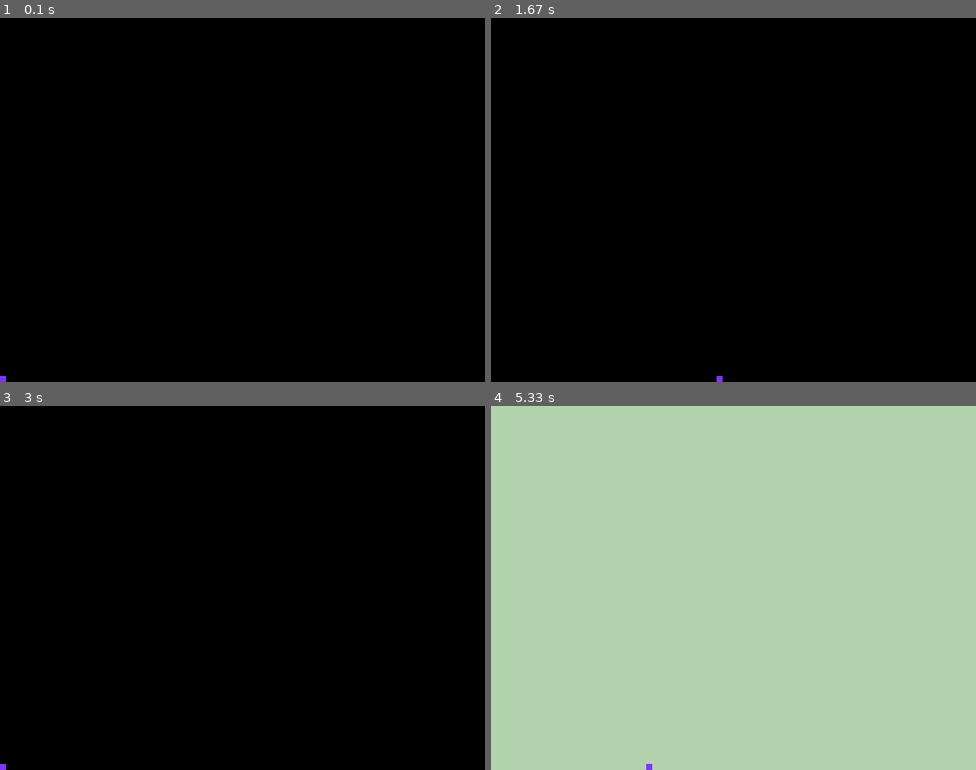
Above: before the commit, frames 1-4 (two rows, left to right).
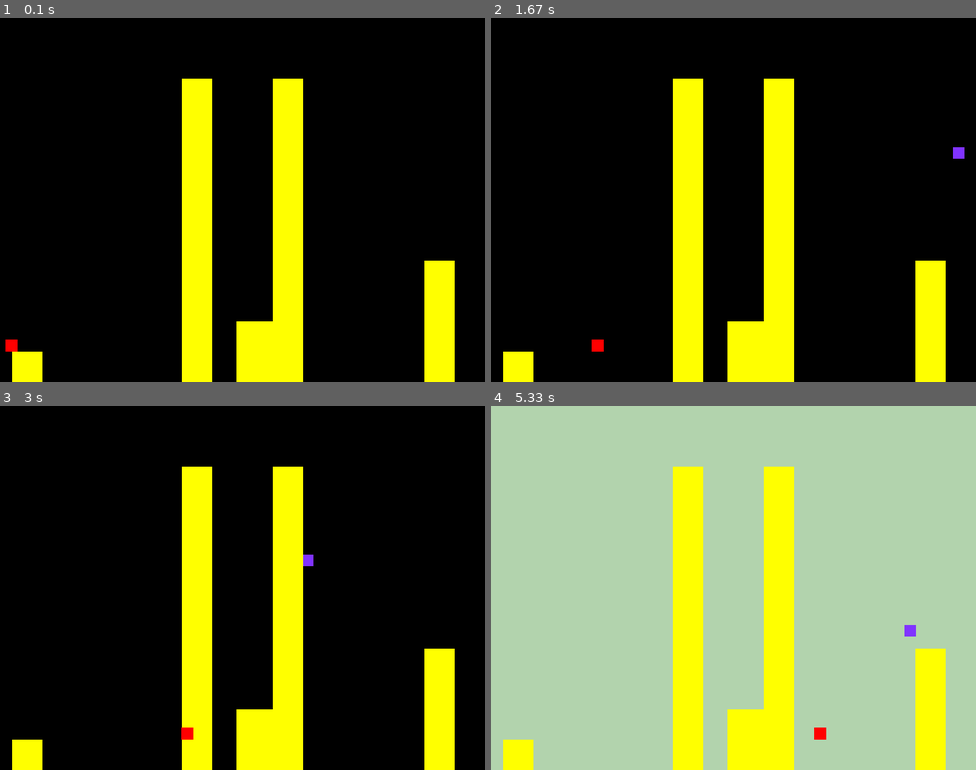
Above: after the commit, the same moments.

Repository: danielcalvi98/pygame
Game: pygame game, started from project2.py
Same seed, same stepped clock (60 frames per second), same inputs: the game is played once before the commit and once after it.
Inputs:
- Up to frame 1 (0.1 s): no input
- Up to frame 2 (1.67 s): hold Right 0.33-0.8 s; hold Up 0.83-1.13 s; hold Right 1.17-1.63 s
- Up to frame 3 (3 s): hold Left 1.67-2.2 s; hold Left 2.23-2.63 s; tap Space at 2.67 s
- Up to frame 4 (5.33 s): hold Up 3-3.37 s; hold Right 3.4-4.03 s; hold Left 4.07-4.53 s; hold Right 4.57-5.03 s; hold Q from 5.07 s (still down); hold Up from 5.07 s (still down)

The runs differ from the first frame. In frame 1, 14% of the frame differs, in the area x 0-94%, y 16-100%; in frame 2, 14%, in the area x 2-98%, y 16-100%; in frame 3, 14%; in frame 4, 14%.

Commit message:
finished

Diff:
--- a/project2.py
+++ b/project2.py
@@ -9,25 +9,238 @@
 import random
 from random import *
 
-
-class Click:
+#Gameobjects
+
+class Pillar:
+    def __init__(self,size, x_pos, height):
+        self.size = size
+        self.x_pos = x_pos
+        self.y_pos = 0
+        self.height = height
+
+    def left_collision(self, x_pos, y_pos, size):
+        if self.x_pos + self.size >= x_pos > self.x_pos and y_pos + size >= self.y_pos and y_pos < self.y_pos + self.height:
+            return True
+
+    def right_collision(self, x_pos, y_pos, size):
+        if self.x_pos <= x_pos + size and x_pos + size <= self.x_pos + self.size and y_pos >= self.y_pos and y_pos < self.y_pos + self.height:
+            return True
+
+    def top_collision(self, x_pos, y_pos, size):
+        if self.y_pos + self.height >= y_pos:
+            if self.x_pos + self.size >= x_pos >= self.x_pos or self.x_pos <= x_pos + size <= self.x_pos + self.size:
+                return True
+        else:
+            return False
+
+    def bottom_collision(self, x_pos, y_pos, size):
+        if self.y_pos >= y_pos + size:
+            if self.x_pos + self.size >= x_pos > self.x_pos or self.x_pos <= x_pos + size < self.x_pos + self.size:
+                return True
+        else:
+            return False
+
+    def draw(self):
+        glBegin(GL_TRIANGLES)
+        glColor3f(255, 255, 0)
+
+        # Character
+        glVertex2f(self.x_pos, self.y_pos)
+        glVertex2f(self.x_pos, self.y_pos + self.height)
+        glVertex2f(self.x_pos + self.size, self.y_pos)
+
+        glVertex2f(self.x_pos + self.size, self.y_pos)
+        glVertex2f(self.x_pos + self.size, self.y_pos + self.height)
+        glVertex2f(self.x_pos, self.y_pos + self.height)
+        glEnd()
+
+class Tile:
+    def __init__(self, size, x_pos, y_pos ):
+        self.size = size
+        self.x_pos = x_pos
+        self.y_pos = y_pos
+
+    def left_collision(self, x_pos, y_pos, size):
+        if self.x_pos + self.size >= x_pos > self.x_pos and y_pos + size >= self.y_pos and y_pos < self.y_pos + self.size:
+            return True
+
+    def right_collision(self, x_pos, y_pos, size):
+        if self.x_pos <= x_pos + size and x_pos + size <= self.x_pos + self.size and y_pos >= self.y_pos and y_pos < self.y_pos + self.size:
+            return True
+
+    def top_collision(self, x_pos, y_pos, size):
+        if self.y_pos + self.size >= y_pos:
+            if self.x_pos + self.size >= x_pos >= self.x_pos or self.x_pos <= x_pos + size <= self.x_pos + self.size:
+                return True
+        else:
+            return False
+    def bottom_collision(self, x_pos, y_pos, size):
+        if self.y_pos >= y_pos + size:
+            if self.x_pos + self.size >= x_pos > self.x_pos or self.x_pos <= x_pos + size < self.x_pos + self.size:
+                return True
+        else:
+            return False
+
+    def draw(self):
+        glBegin(GL_TRIANGLES)
+        glColor3f(255, 255, 0)
+
+        glVertex2f(self.x_pos, self.y_pos)
+        glVertex2f(self.x_pos, self.y_pos + self.size)
+        glVertex2f(self.x_pos + self.size, self.y_pos)
+
+        glVertex2f(self.x_pos + self.size, self.y_pos)
+        glVertex2f(self.x_pos + self.size, self.y_pos + self.size)
+        glVertex2f(self.x_pos, self.y_pos + self.size)
+        glEnd()
+
+
+class Victory_tile(Tile):
+    def __init__(self, size, x_pos, y_pos):
+        super().__init__(size, x_pos, y_pos)
+
+    def left_collision(self, x_pos, y_pos, size):
+        if self.x_pos + self.size >= x_pos > self.x_pos and y_pos + size >= self.y_pos and y_pos < self.y_pos + self.size:
+            return True
+
+    def right_collision(self, x_pos, y_pos, size):
+        if self.x_pos <= x_pos + size and x_pos + size <= self.x_pos + self.size and y_pos >= self.y_pos and y_pos < self.y_pos + self.size:
+            return True
+
+    def top_collision(self, x_pos, y_pos, size):
+        if self.y_pos + self.size >= y_pos:
+            if self.x_pos + self.size >= x_pos >= self.x_pos or self.x_pos <= x_pos + size <= self.x_pos + self.size:
+                return True
+        else:
+            return False
+
+    def bottom_collision(self, x_pos, y_pos, size):
+        if self.y_pos >= y_pos + size:
+            if self.x_pos + self.size >= x_pos > self.x_pos or self.x_pos <= x_pos + size < self.x_pos + self.size:
+                return True
+        else:
+            return False
+
+    def draw(self):
+        glBegin(GL_TRIANGLES)
+        glColor3f(0, 0, 255)
+
+        glVertex2f(self.x_pos, self.y_pos)
+        glVertex2f(self.x_pos, self.y_pos + self.size)
+        glVertex2f(self.x_pos + self.size, self.y_pos)
+
+        glVertex2f(self.x_pos + self.size, self.y_pos)
+        glVertex2f(self.x_pos + self.size, self.y_pos + self.size)
+        glVertex2f(self.x_pos, self.y_pos + self.size)
+        glEnd()
+
+class Moving_tile(Tile):
+    def __init__(self, size, x_pos, y_pos, speed):
+        super().__init__(size, x_pos, y_pos)
+        self.speed = speed
+        self.is_right = True
+
+    def left_collision(self, x_pos, y_pos, size):
+        if self.x_pos + self.size >= x_pos > self.x_pos and y_pos >= self.y_pos and y_pos < self.y_pos + self.size:
+            return True
+
+    def right_collision(self, x_pos, y_pos, size):
+        if self.x_pos < x_pos + size <= self.x_pos + self.size and y_pos >= self.y_pos and y_pos < self.y_pos + self.size:
+            return True
+
+    def top_collision(self, x_pos, y_pos, size):
+        if self.y_pos + self.size >= y_pos:
+            if self.x_pos + self.size >= x_pos > self.x_pos or self.x_pos <= x_pos + size < self.x_pos + self.size:
+                return True
+        else:
+            return False
+
+    def update(self):
+        if self.is_right:
+            self.x_pos += self.speed
+            if self.x_pos + self.size >= 800:
+                self.is_right = False
+                return
+        else:
+            self.x_pos -= self.speed
+            if self.x_pos <= 0:
+                self.is_right = True
+                return
+
+    def draw(self):
+        glBegin(GL_TRIANGLES)
+        glColor3f(255, 0, 0)
+
+        # Character
+        glVertex2f(self.x_pos, self.y_pos)
+        glVertex2f(self.x_pos, self.y_pos + self.size)
+        glVertex2f(self.x_pos + self.size, self.y_pos)
+
+        glVertex2f(self.x_pos + self.size, self.y_pos)
+        glVertex2f(self.x_pos + self.size, self.y_pos + self.size)
+        glVertex2f(self.x_pos, self.y_pos + self.size)
+        glEnd()
+
+
+# Main Game
+class TwoDgame:
     def __init__(self):
-        self.x_pos = 0
-        self.y_pos = 0
+        self.x_pos = 390
+        self.y_pos = 700
         self.width = 800
         self.height = 600
-        self.size = 10
+        self.size = 19
+        self.char_color = [0.5, 0.2, 1.0]
         self.vel_x = 4
         self.vel_y = 10
-
-
+        self.gravity = 2
+        self.game_won = False
+        self.draw_moving_tile = True
+
+        # Game rules
+        self.game_on = True
+
+        # Movement
         self.going_left = False
         self.going_right = False
         self.jump = False
-
+        self.jump_multiplier = 2
+        self.powerjump = False
+        self.falling = False
+
+        # Game Objects
+        self.box1 = Pillar(50, 20, 50)
+        self.box2 = Pillar(50, 300, 500)
+        self.box3 = Pillar(60, 390, 100)
+        self.box4 = Pillar(50, 450, 500)
+        self.box5 = Pillar(50, 700, 200)
+        self.victorytile = Victory_tile(35, 705, 200)
+        self.moving_box1 = Moving_tile(20, 0, 50, 1)
+
+
+        self.game_objects = [
+            self.box1,
+            self.box2,
+            self.box3,
+            self.box4,
+            self.box5
+        ]
+
+        # Init pygame
         pygame.display.init()
         pygame.display.set_mode((self.width, self.height), DOUBLEBUF|OPENGL)
         glClearColor(0.0, 0.0, 0.0, 1.0)
+
+    def game_over(self):
+        if self.y_pos <= 0:
+            glClearColor(255, 0, 0, 1.0)
+            self.game_on = False
+
+        if self.game_won:
+            glClearColor(0, 0, 255, 1.0)
+            self.game_on = False
+            print("GAME WON")
+
 
     def display(self):
         glClear(GL_COLOR_BUFFER_BIT)
@@ -39,37 +252,108 @@
         gluOrtho2D(0, 800, 0, 600)
 
         glBegin(GL_TRIANGLES)
-        glColor3f(0.5, 0.2, 1.0)
-
+        glColor3f(self.char_color[0], self.char_color[1], self.char_color[2])
+
+        # Character
         glVertex2f(self.x_pos, self.y_pos)
-        glVertex2f(self.x_pos, self.y_pos + 10)
-        glVertex2f(self.x_pos + 10, self.y_pos)
-
-        glVertex2f(self.x_pos + 10, self.y_pos)
-        glVertex2f(self.x_pos + 10, self.y_pos + 10)
-        glVertex2f(self.x_pos, self.y_pos + 10)
-
+        glVertex2f(self.x_pos, self.y_pos + self.size)
+        glVertex2f(self.x_pos + self.size, self.y_pos)
+
+        glVertex2f(self.x_pos + self.size, self.y_pos)
+        glVertex2f(self.x_pos + self.size, self.y_pos + self.size)
+        glVertex2f(self.x_pos, self.y_pos + self.size)
         glEnd()
 
+
+        # Game Objects
+        for game_object in self.game_objects:
+            game_object.draw()
+
+        if self.draw_moving_tile:
+            self.moving_box1.draw()
+        else:
+            self.victorytile.draw()
+
         pygame.display.flip()
+
     def update(self):
+        if self.powerjump:
+            self.char_color = [255, 0, 0]
+            self.vel_x = 10
+
+        if self.y_pos == 0:
+            self.falling = False
+
+
+        if self.falling and self.y_pos > 0:
+            self.y_pos -= self.gravity
+
         if self.going_left:
-            if self.x_pos > 0:
+            col = False
+            for game_object in self.game_objects:
+                if game_object.left_collision(self.x_pos, self.y_pos, self.size):
+                    col = True
+            if self.x_pos > 0 and col == False:
                 self.x_pos -= self.vel_x
 
+        if self.going_left:
+            if self.moving_box1.left_collision(self.x_pos, self.y_pos, self.size):
+                self.powerjump = True
+                self.draw_moving_tile = False
+
+        if self.going_left:
+            if self.victorytile.left_collision(self.x_pos, self.y_pos, self.size):
+                self.game_won = True
+
+
         if self.going_right:
-            if self.x_pos < self.width - self.size:
+            col = False
+            for game_object in self.game_objects:
+                if game_object.right_collision(self.x_pos, self.y_pos, self.size):
+                    col = True
+            if self.x_pos < self.width - self.size and col == False:
                 self.x_pos += self.vel_x
 
+        if self.going_right:
+            if self.moving_box1.right_collision(self.x_pos, self.y_pos, self.size):
+                self.powerjump = True
+                self.draw_moving_tile = False
+
+        if self.going_right:
+            if self.victorytile.right_collision(self.x_pos, self.y_pos, self.size):
+                self.game_won = True
+
         if self.jump:
-            self.y_pos += self.vel_y
+            if self.powerjump:
+                self.jump_multiplier = 4
+            self.y_pos += self.vel_y * self.jump_multiplier
             self.vel_y -= 1
-            if self.vel_y < -10:
+            if self.vel_y < 0:
                 self.jump = False
                 self.vel_y = 10
 
+        # collision check
+    def check_collision(self):
+        for game_object in self.game_objects:
+            if game_object.top_collision(self.x_pos, self.y_pos, self.size) and self.y_pos > 0:
+                self.falling = False
+                return
+            else:
+                self.falling = True
+
+        if self.moving_box1.top_collision(self.x_pos, self.y_pos, self.size):
+            self.powerjump = True
+            self.draw_moving_tile = False
+
+        if self.victorytile.top_collision(self.x_pos, self.y_pos, self.size):
+            self.game_won = True
+
 
     def game_loop(self):
+        # Physics
+        self.check_collision()
+
+        # In game
         for event in pygame.event.get():
             if event.type == pygame.QUIT:
                 pygame.quit()
@@ -77,23 +361,31 @@
 
             # Keydown events
             elif event.type == pygame.KEYDOWN:
-                if event.key == K_ESCAPE:
-                    pygame.quit()
-                    quit()
-                elif event.key == K_q:
-                    glClearColor(random(), random(), random(), 1.0)
-
-                elif event.key == K_LEFT:
-                    self.going_left = True
-
-                elif event.key == K_RIGHT:
-                    self.going_right = True
-
-                elif event.key == K_SPACE and self.jump == False:
-                    self.jump = True
-
-                elif event.key == K_UP and self.jump == False:
-                    self.jump = True
+                if self.game_on:
+                    if event.key == K_ESCAPE:
+                        pygame.quit()
+                        quit()
+                    elif event.key == K_q:
+                        glClearColor(random(), random(), random(), 1.0)
+
+                    elif event.key == K_LEFT:
+                        self.going_left = True
+
+                    elif event.key == K_RIGHT:
+                        self.going_right = True
+
+                    elif event.key == K_SPACE and self.jump == False and self.falling == False:
+                        self.jump = True
+
+                    elif event.key == K_UP and self.jump == False and self.falling == False:
+                        self.jump = True
+                else:
+                    if event.key == K_ESCAPE:
+                        pygame.quit()
+                        quit()
+                    elif event.key == K_RETURN:
+                        self.__init__()
+
 
             # Keyup events
             elif event.type == pygame.KEYUP:
@@ -103,12 +395,16 @@
                 elif event.key == K_RIGHT:
                     self.going_right = False
 
-
         pygame.time.delay(10)
-        self.update()
-        self.display()
+        if self.game_on:
+            self.game_over()
+            self.moving_box1.update()
+            self.update()
+            self.display()
+
+
 
 if __name__ == "__main__":
-    click = Click()
+    game = TwoDgame()
     while True:
-        click.game_loop()
+        game.game_loop()
--- /dev/null
+++ b/tempCodeRunnerFile.py
@@ -0,0 +1,2 @@
+        if self.x_pos < x_pos + size <= self.x_pos + self.size and y_pos >= self.y_pos and y_pos < self.y_pos + self.size:
+            return True
Not shown, added: README.txt
